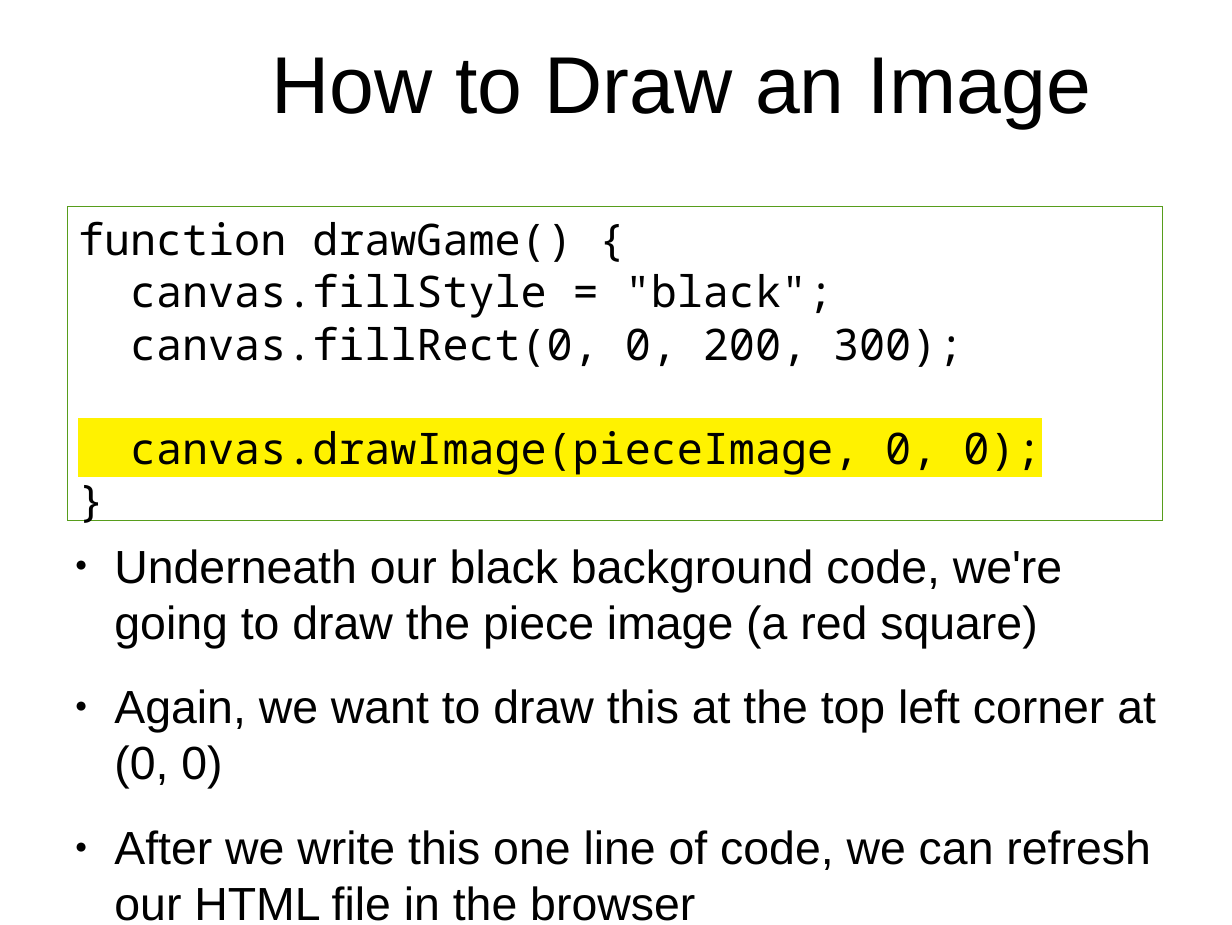
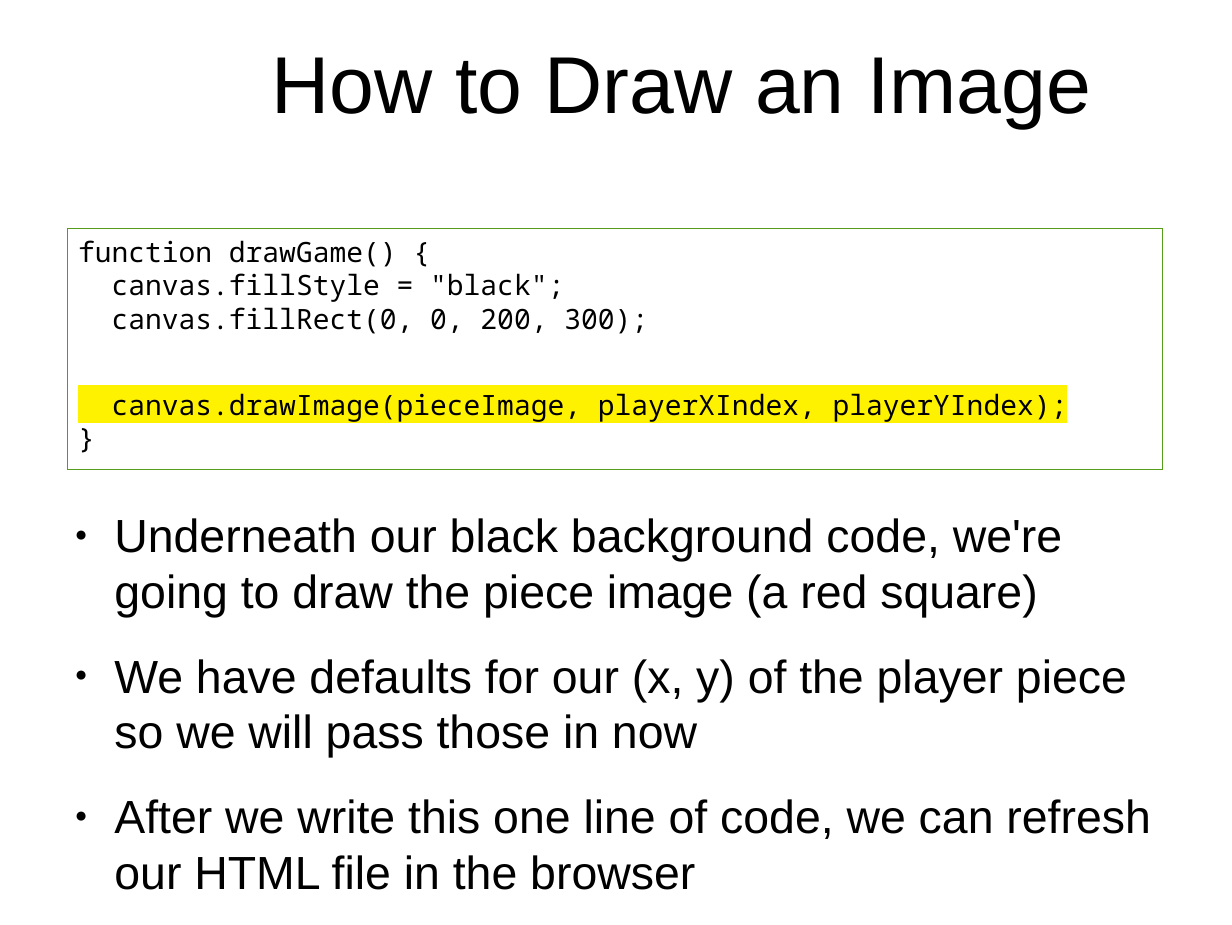
Before and after one commit to originalgrego/Webtris, a slide deck: slide 10 of Webtris - Explorathon 2019.odp (slide 9 before the commit). Drawn at 1232x925 pixels with LibreOffice and Linux fonts; fonts in the diff are those of the drawing; background and template pictures are left out. Boxes give left, top, right and bottom in pixels: in the first picture for what was removed or moved away, otherwise in the second. Text is boxed around its words. In the diff, an @@ line names an element or a change of style, - is before the commit and + after.

```diff
--- a/Webtris - Explorathon 2019.odp
+++ b/Webtris - Explorathon 2019.odp
@@ rectangle "function drawGame() {": place and size @@
-rectangle "function drawGame() {" at (67, 207, 1163, 521)
+rectangle "function drawGame() {" at (67, 229, 1163, 470)
@@ text in rectangle at (78, 240, 648, 334): size 28 to 18 pt in "function drawGame() {", "canvas.fillStyle = "black";", "canvas.fillRect(0, 0, 200, 300);", "}" @@
@@ text in rectangle at (112, 388, 1068, 422): text changed; size 28 to 18 pt @@
-canvas.drawImage(pieceImage, 0, 0);
+canvas.drawImage(pieceImage, playerXIndex, playerYIndex);
@@ text "Underneath our black background code, ...": place and size @@
-text "Underneath our black background code, ..." at (114, 549, 1156, 921)
+text "Underneath our black background code, ..." at (114, 518, 1150, 890)
@@ text at (114, 659, 1127, 758): text changed @@
-● Again, we want to draw this at the top left corner at (0, 0)
+● We have defaults for our (x, y) of the player piece so we will pass those in now
```
Also in this commit, not shown: 12 other slides changed, 4 slides added, 2 slides removed.
